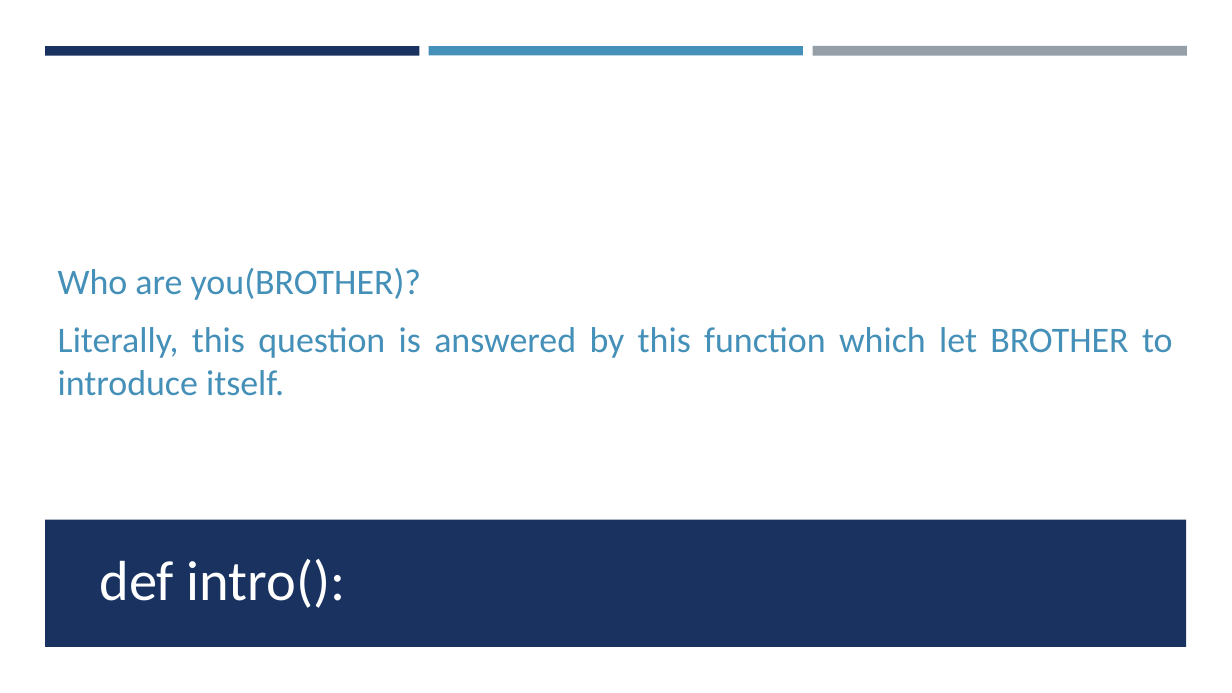
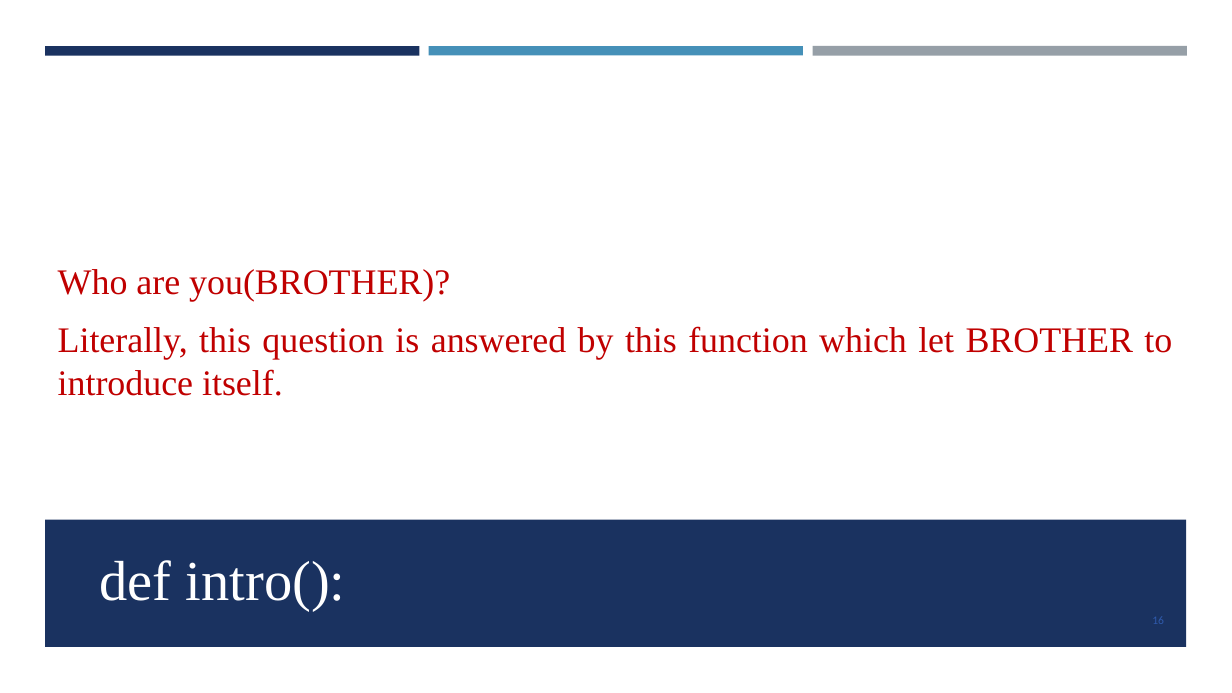
Before and after one commit to GopalSharma16/zonal_project, a slide deck: slide 16 of BROTHER.pptx (slide 12 before the commit). Drawn at 1232x693 pixels with LibreOffice and Linux fonts; fonts in the diff are those of the drawing. Boxes give left, top, right and bottom in pixels: in the first picture for what was removed or moved away, otherwise in the second. Text is boxed around its words. In the diff, an @@ line names an element or a change of style, - is before the commit and + after.

```diff
--- a/BROTHER.pptx
+++ b/BROTHER.pptx
@@ text "Who are you(BROTHER)?" at [58, 269, 1172, 396]: font Calibri to Times New Roman, text colour #4590B8 to #C00000 @@
@@ title "def intro():" at [99, 560, 346, 611]: font Calibri to Times New Roman @@
@@ page number added at [1152, 616, 1164, 624], 9 pt, text #2F5AAC @@
+16
```
Also in this commit, not shown: 24 other slides changed, 7 slides added, 2 other files.
